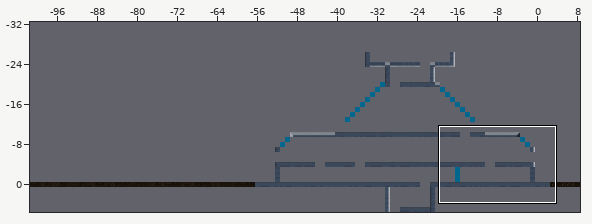
One commit to this Tiled map (JSON): Testroom/levels/Mission01_scene03.json. The picture above shows the old version from afar; the outline marks the close-up.
Close-up. Before the edit:
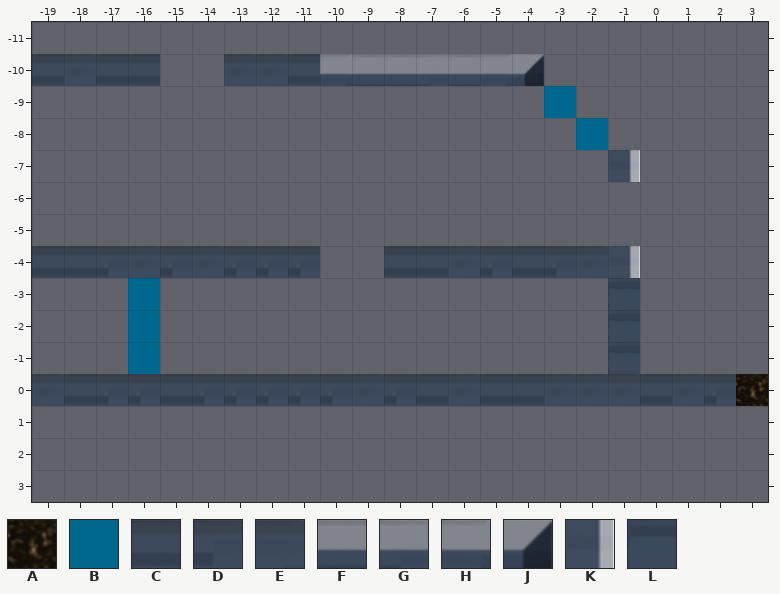
Cells are 128x128 px. Shown: x -19..3, y -11..3. The commit also changed other parts of the map, which this record leaves out.
Key: from "Tileset_testroom": A 4, B 25, C 253, D 254, E 255, F 258, G 259, H 260, J 261, K 306, L 308.
_ is an empty cell.
Layers that did not change in this view are not listed.
Layer "Walls" before, first column x -19:
-11 _______________________
-10 CECC__EECHFFGFHJ_______
 -9 ________________B______
 -8 _________________B_____
 -7 __________________K____
 -6 _______________________
 -5 _______________________
 -4 CCDEDEDDD__CCEDCDEK____
 -3 ___B______________L____
 -2 ___B______________L____
 -1 ___B______________L____
  0 ECDDCDDDDDEDCECCEEECEDA
  1 _______________________
  2 _______________________
  3 _______________________
New version:
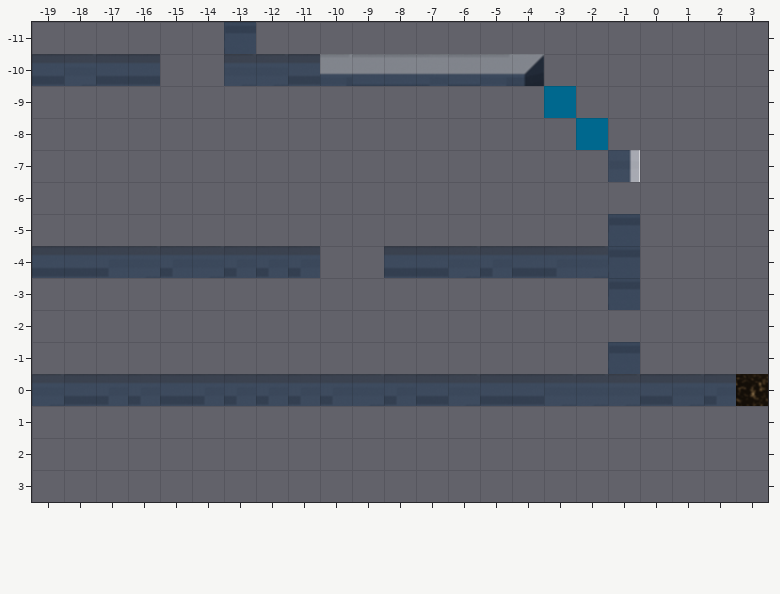
What changed:
Changed rows in their new state; . is an unchanged cell.
Layer "Walls":
first column x -13:
-11 L
first column x -16:
 -5 ...............L
 -4 ...............L
 -3 _...............
 -2 _.............._
 -1 _...............
Where, in picture pixels (left, top, right, bottom), the same in both close-ups:
added: (224, 22, 256, 54)
changed: (608, 214, 640, 278)
removed: (128, 278, 160, 374)
removed: (608, 310, 640, 342)
